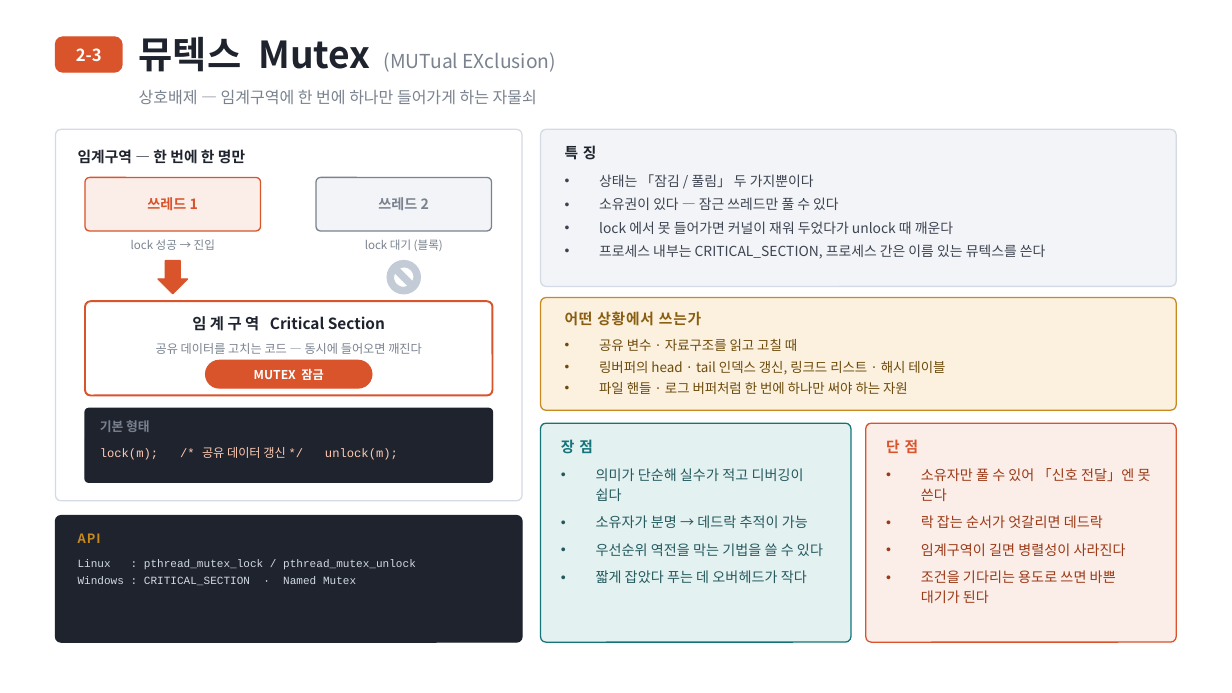
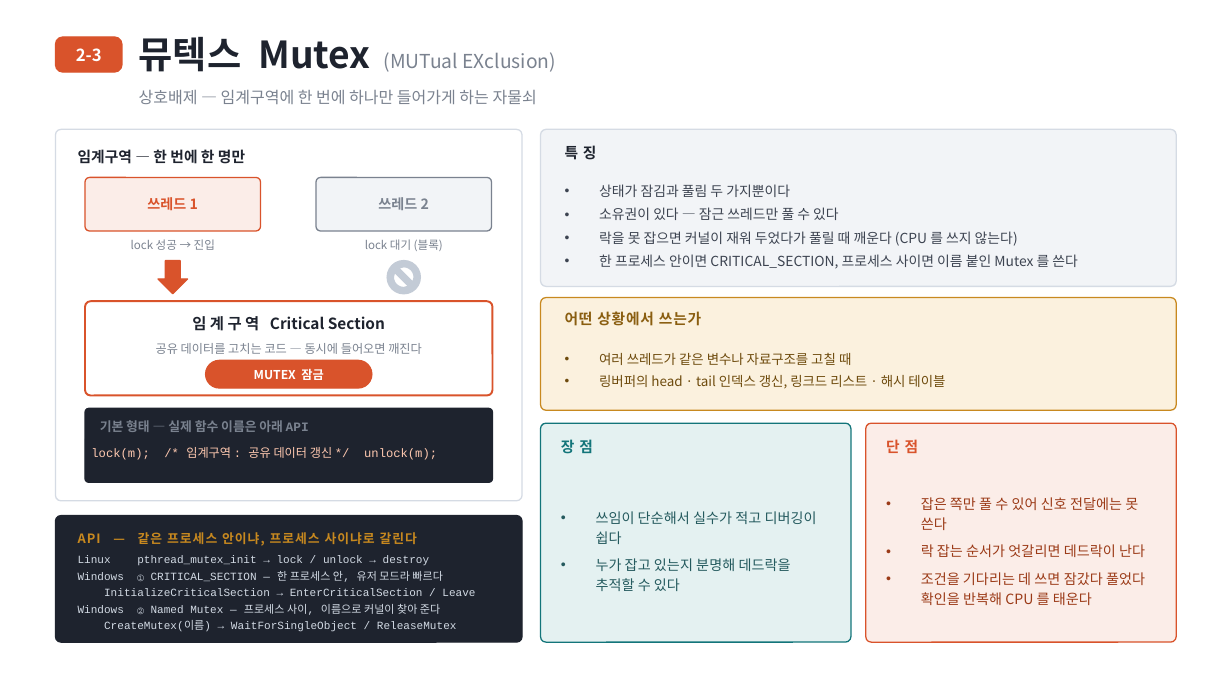
Before and after one commit to harley-hwan/IpcProc, a slide deck: slide 12 of ref/발표자료/IPC_발표자료.pptx. Drawn at 1232x693 pixels with LibreOffice and Linux fonts; fonts in the diff are those of the drawing. Boxes give left, top, right and bottom in pixels: in the first picture for what was removed or moved away, otherwise in the second. Text is boxed around its words. In the diff, an @@ line names an element or a change of style, - is before the commit and + after.

Commit message:
발표자료 2-3 장 정비 및 용어 정리
- 뮤텍스/세마포어 장을 핵심 위주로 다시 쓰고 장별 별첨 추가
- 슬라이드 항목을 대본이 모두 짚도록 양쪽 정렬
- 바쁜 대기 설명 정정: 뮤텍스도 커널이 재워 줌, 조건 대기 오용 시에만 발생
- 11장 비교표에 데이터 단위/복사 횟수/용량 근거 명시
- 12장 CRITICAL_SECTION, Named Mutex 실제 호출 순서 추가
- 생산자/소비자 대신 송신/수신 으로 용어 통일
- 각 장 하단 예상 질문 45항목

```diff
--- a/ref/발표자료/IPC_발표자료.pptx
+++ b/ref/발표자료/IPC_발표자료.pptx
@@ text at <box>599,184,790,197</box>: text changed @@
-• 상태는 「잠김 / 풀림」 두 가지뿐이다
+• 상태가 잠김과 풀림 두 가지뿐이다
@@ text at <box>599,231,1078,269</box>: text changed @@
-• lock 에서 못 들어가면 커널이 재워 두었다가 unlock 때 깨운다
-• 프로세스 내부는 CRITICAL_SECTION, 프로세스 간은 이름 있는 뮤텍스를 쓴다
+• 락을 못 잡으면 커널이 재워 두었다가 풀릴 때 깨운다 (CPU 를 쓰지 않는다)
+• 한 프로세스 안이면 CRITICAL_SECTION, 프로세스 사이면 이름 붙인 Mutex 를 쓴다
@@ text at <box>599,353,851,365</box>: text changed @@
-• 공유 변수 · 자료구조를 읽고 고칠 때
+• 여러 쓰레드가 같은 변수나 자료구조를 고칠 때
@@ text at <box>599,382,908,394</box>: paragraph removed @@
-• 파일 핸들 · 로그 버퍼처럼 한 번에 하나만 써야 하는 자원
@@ text at <box>91,447,437,460</box>: text changed @@
-lock(m); /* 공유 데이터 갱신 */ unlock(m);
+lock(m); /* 임계구역 : 공유 데이터 갱신 */ unlock(m);
@@ text at <box>100,420,309,432</box>: text changed @@
-기본 형태
+기본 형태 — 실제 함수 이름은 아래 API
@@ vertical alignment top to middle in 4 elements at <box>599,184,1078,269</box>, <box>599,353,945,389</box>, <box>921,497,1145,605</box>, <box>596,511,817,591</box> @@
@@ text at <box>921,497,1145,605</box>: text changed @@
-• 소유자만 풀 수 있어 「신호 전달」엔 못 쓴다
-• 락 잡는 순서가 엇갈리면 데드락
-• 임계구역이 길면 병렬성이 사라진다
-• 조건을 기다리는 용도로 쓰면 바쁜 대기가 된다
+• 잡은 쪽만 풀 수 있어 신호 전달에는 못 쓴다
+• 락 잡는 순서가 엇갈리면 데드락이 난다
+• 조건을 기다리는 데 쓰면 잠갔다 풀었다 확인을 반복해 CPU 를 태운다
@@ text at <box>78,532,417,546</box>: text changed @@
-API
+API — 같은 프로세스 안이냐, 프로세스 사이냐로 갈린다
@@ text at <box>596,511,817,591</box>: text changed @@
-• 의미가 단순해 실수가 적고 디버깅이 쉽다
-• 소유자가 분명 → 데드락 추적이 가능
-• 우선순위 역전을 막는 기법을 쓸 수 있다
-• 짧게 잡았다 푸는 데 오버헤드가 작다
+• 쓰임이 단순해서 실수가 적고 디버깅이 쉽다
+• 누가 잡고 있는지 분명해 데드락을 추적할 수 있다
@@ text at <box>78,556,475,632</box>: text changed @@
-Linux : pthread_mutex_lock / pthread_mutex_unlock
-Windows : CRITICAL_SECTION · Named Mutex
+Linux pthread_mutex_init → lock / unlock → destroy
+Windows ① CRITICAL_SECTION — 한 프로세스 안, 유저 모드라 빠르다
+InitializeCriticalSection → EnterCriticalSection / Leave
+Windows ② Named Mutex — 프로세스 사이, 이름으로 커널이 찾아 준다
+CreateMutex(이름) → WaitForSingleObject / ReleaseMutex
```
Also in this commit, not shown: 13 other slides changed, 7 other files.
